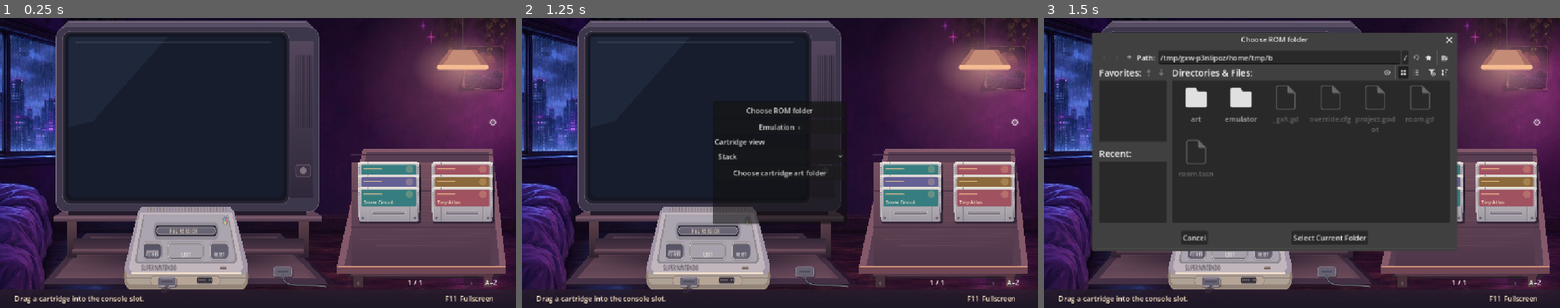
Above: before the commit, frames 1-3 (left to right).
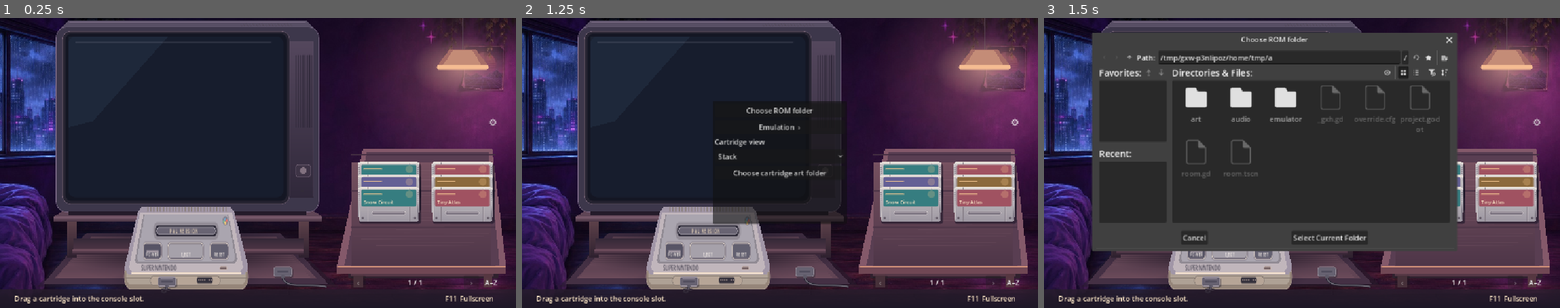
Above: after the commit, the same moments.

Repository: BaconBaps/snes
Game: Godot game, scene res://room.tscn
Two runs of this game, one before a commit and one after it. Both use one fixed random seed, a clock stepped at 60 frames per second and the inputs below.
Inputs:
- Up to frame 1 (0.25 s): no input
- Up to frame 2 (1.25 s): click "⚙" at 0.5 s
- Up to frame 3 (1.5 s): click "Choose ROM folder" at 1.25 s

Frames 1-2 are identical in both runs. In frame 3, 0.7% of the frame differs, in the area x 26-77%, y 12-56%.

Commit message:
Play recorded cartridge insertion and eject sounds

Diff:
--- a/room.gd
+++ b/room.gd
@@ -24,6 +24,26 @@
 const CART_SIZE := Vector2(138, 72 * 1.10)
 const LABEL_SIZE := Vector2(CART_SIZE.x - 16, 37)
 const LABEL_RADIUS := 3
+const INSERT_SOUNDS := [
+	preload("res://audio/cartridge/insert_01.wav"),
+	preload("res://audio/cartridge/insert_02.wav"),
+	preload("res://audio/cartridge/insert_03.wav"),
+	preload("res://audio/cartridge/insert_04.wav"),
+	preload("res://audio/cartridge/insert_05.wav"),
+	preload("res://audio/cartridge/insert_06.wav"),
+	preload("res://audio/cartridge/insert_07.wav"),
+	preload("res://audio/cartridge/insert_08.wav"),
+]
+const EJECT_SOUNDS := [
+	preload("res://audio/cartridge/eject_01.wav"),
+	preload("res://audio/cartridge/eject_02.wav"),
+	preload("res://audio/cartridge/eject_03.wav"),
+	preload("res://audio/cartridge/eject_04.wav"),
+	preload("res://audio/cartridge/eject_05.wav"),
+	preload("res://audio/cartridge/eject_06.wav"),
+	preload("res://audio/cartridge/eject_07.wav"),
+	preload("res://audio/cartridge/eject_08.wav"),
+]
 const SETTINGS_PATH := "user://settings.cfg"
 const SEATED_CART_HEIGHT := 49.0
 const GRID_PAGE_SIZE := 6
@@ -80,9 +100,13 @@
 var scanlines_enabled := false
 var screen_spill := ColorRect.new()
 var screen_light := Color.BLACK
+var insert_sound := AudioStreamPlayer.new()
+var eject_sound := AudioStreamPlayer.new()
 var diagnostics := Label.new()
 
 func _ready() -> void:
+	setup_cartridge_audio(insert_sound, INSERT_SOUNDS)
+	setup_cartridge_audio(eject_sound, EJECT_SOUNDS)
 	restore_preferences()
 	room_dimmer.color = Color("#0a0816ca")
 	room_dimmer.size = Vector2(1152, 607)
@@ -139,6 +163,15 @@
 	add_child(diagnostics)
 	if not rom_folder.is_empty():
 		load_folder(rom_folder)
+
+func setup_cartridge_audio(player: AudioStreamPlayer, clips: Array) -> void:
+	var variations := AudioStreamRandomizer.new()
+	variations.playback_mode = AudioStreamRandomizer.PLAYBACK_RANDOM_NO_REPEATS
+	for clip in clips:
+		variations.add_stream(-1, clip)
+	player.stream = variations
+	player.volume_db = -7.0
+	add_child(player)
 
 func restore_preferences() -> void:
 	var config := ConfigFile.new()
@@ -647,6 +680,7 @@
 			preview_started = Time.get_ticks_msec()
 			message = "CRT preview reset."
 	elif EJECT.has_point(point) and seated:
+		eject_sound.play()
 		emulator.stop()
 		powered = false
 		seated = false
@@ -687,6 +721,7 @@
 		inserted = dragging
 		seated = true
 		reset_lift()
+		insert_sound.play()
 		start_cartridge()
 	elif dragging == inserted and DESK.has_point(point):
 		inserted = -1
Not shown, added: audio/cartridge/eject_01.wav.import
Not shown, added: audio/cartridge/eject_02.wav.import
Not shown, added: audio/cartridge/eject_03.wav.import
Not shown, added: audio/cartridge/eject_04.wav.import
Not shown, added: audio/cartridge/eject_05.wav.import
Not shown, added: audio/cartridge/eject_06.wav.import
Not shown, added: audio/cartridge/eject_07.wav.import
Not shown, added: audio/cartridge/eject_08.wav.import
Not shown, added: audio/cartridge/insert_01.wav.import
Not shown, added: audio/cartridge/insert_02.wav.import
Not shown, added: audio/cartridge/insert_03.wav.import
Not shown, added: audio/cartridge/insert_04.wav.import
(and 20 more such lines)
